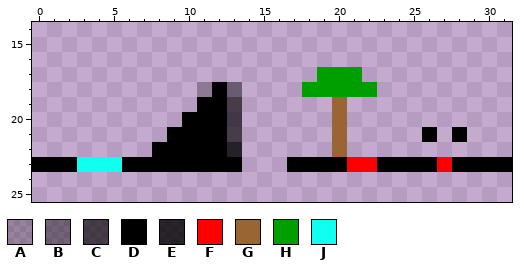
Pixel-art sprite -- platformer_game/data/map1.png. The first picture shows the starting point.
The file is 32x32 pixels. Colours within 5 levels of each other are drawn and written as one. Shown: x 0..31, y 14..25.
Palette (. is transparent): A #0000003a  B #0000006a  C #000000a4  D #000000  E #000000ca  F #ff0000  G #996633  H #009f00  J #0ffff0
Now the later version:
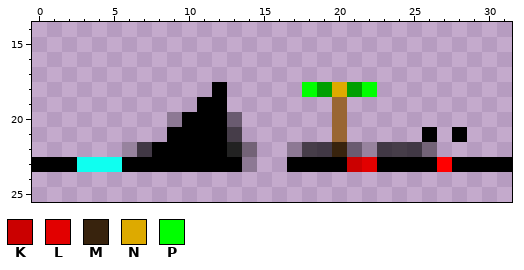
Colours new in this view: K #cb0000  L #e20000  M #38230d  N #ddaa00  P #00ff00
Edits made:
colour E: #000000ca -> #222222
Changed rows in their new state; - is a pixel that keeps its letter.
first column x 6:
17 -------------...-----
18 -----.-.----P-N-P----
19 -------.-------------
20 ---A---B-------------
22 AC------B--ACCMBACCCB
23 --------A------KL----
Changed places in both pictures, as pixel boxes (x1, y1, x2, y2):
changed: (122, 67, 437, 172)
